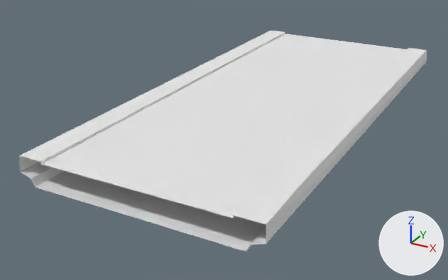
What one commit did to the OBJ model mesh/29/br4_elevated_segment-1_HC.obj.
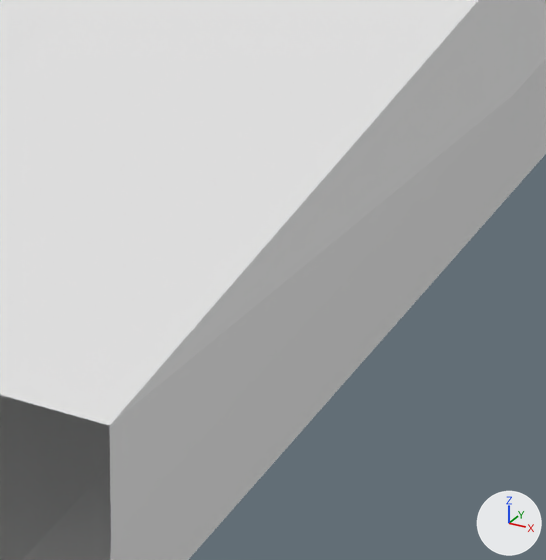
Old and new are each drawn whole from a 50 mm camera at (33.9, -74.4, 28.3) aimed at (-4.4, -4.8, -6.5) and again close up on the part from 57% to 68% of the width and 67% to 84% of the height. The axes (+X, +Y, +Z) are drawn at lower right. The lights are the same throughout. Where no turn or scale is listed for an object, it has been applied to the vertices.

Names of what the first close-up shows: 'br4_elevated_segment-1_HC'.
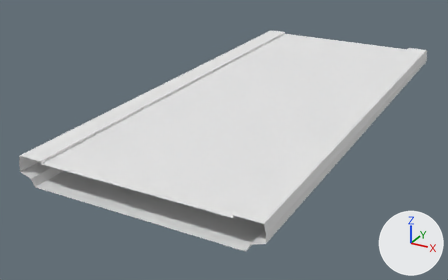
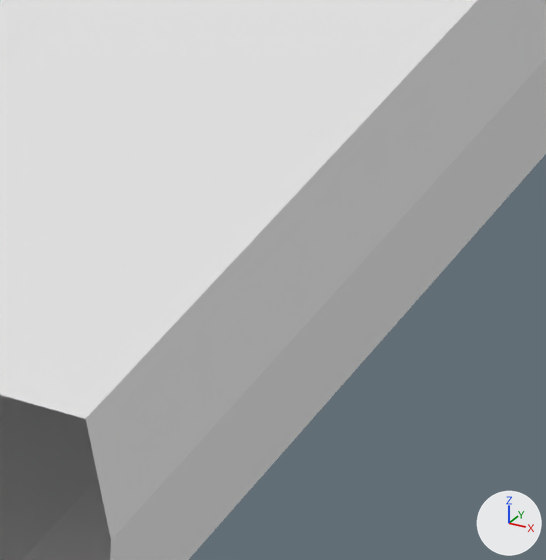
Changed parts and their boxes [x1, y1, x2, y2] in the close-ups (546 x 560 px):
part 1 of me_br4_elevated_segment_1_hc, built on: [83, 0, 481, 539] in both

The edits, one by one:
me_br4_elevated_segment_1_hc is used by ob_br4_elevated_segment_1_hc; location (0.0, 0.0, 0.0).
me_br4_elevated_segment_1_hc had 144 vertices, 256 faces and spanned x -14.7..14.7, y -32.0..32.0, z -3.4..0.0.
me_br4_elevated_segment_1_hc now has 400 vertices, 768 faces and spans x -14.7..14.7, y -32.0..32.0, z -3.4..0.0.
me_br4_elevated_segment_1_hc part 1: 1 vertex removed from x 14.7, y -32.0, z 0.0; 257 vertices added at x -14.7..14.7, y -32.0..29.3, z -3.4..0.0.
